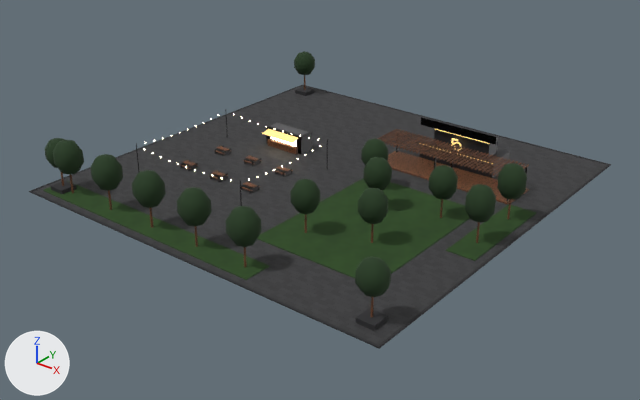
The glTF model assets-src/models/buildings/fans/fans_L2.glb as it was, and as the next commit left it.
Both versions are drawn from a 50 mm lens placed at (70.6, -90.4, 52.1), pointed at (0.8, -3.1, -2.0). The lights are fixed; the arrows at lower left show +X, +Y and +Z. The first picture is the older version.

Objects in the first picture: 'black_metal_fans_L2', 'cladding_fans_L2', 'concrete_dark_fans_L2', 'foliage_fans_L2', 'glass_fans_L2', 'lawn_fans_L2', 'paving_fans_L2', 'wood_fans_L2' and 3 more.
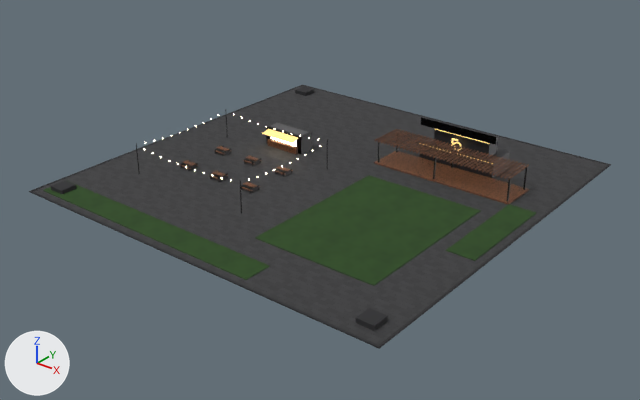
Changed parts and their boxes (x1, y1, x2, y2) in the pictures (640 x 400 px):
'foliage_fans_L2', deleted
    before: (45, 51, 527, 297)

Diff of the bpy script that builds the scene:
```diff
--- a/assets-src/models/buildings/fans/fans_L2.glb.py
+++ b/assets-src/models/buildings/fans/fans_L2.glb.py
@@ ob_foliage_fans_l2 @@
-ob_foliage_fans_l2 = bpy.data.objects.new('foliage_fans_L2', me_foliage_fans_l2)
-ob_foliage_fans_l2.location = (0.0, 0.0, 0.0)
```
